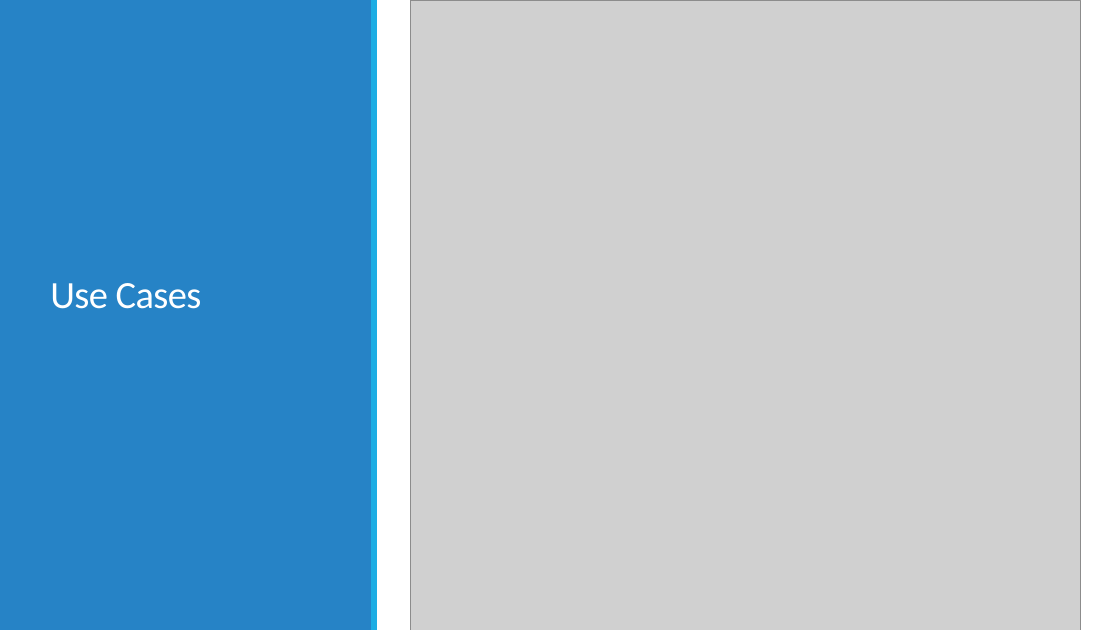
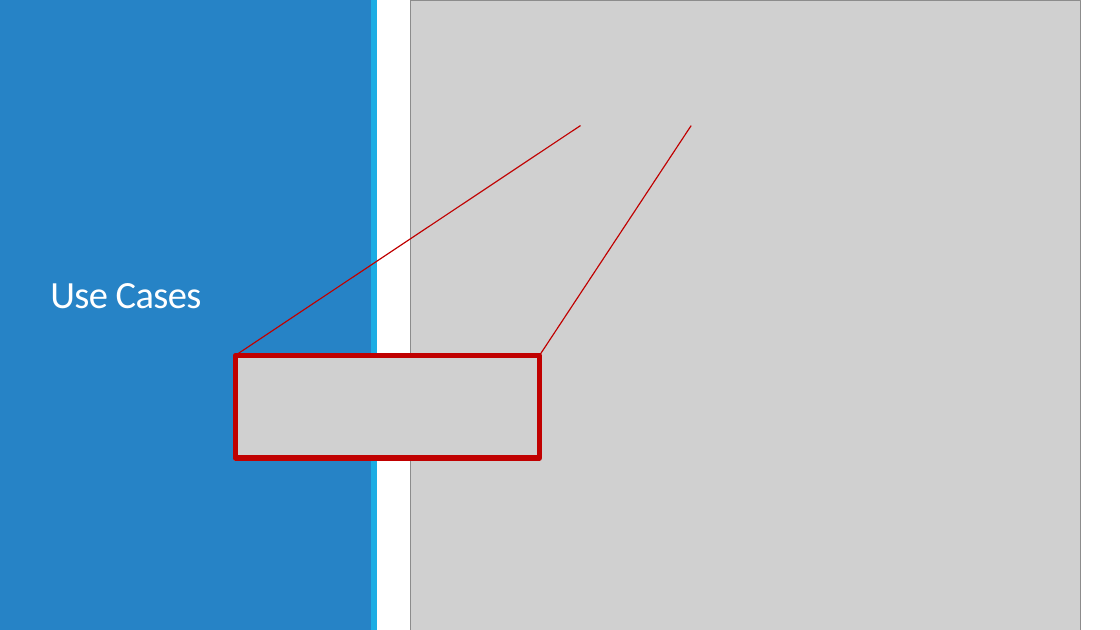
Before and after one commit to ruicalheno133/home-massage, a slide deck: slide 6 of Parte_III/Apresentação 3.pptx. Drawn at 1120x630 pixels with LibreOffice and Linux fonts; fonts in the diff are those of the drawing; grey boxes stand for pictures. Boxes give left, top, right and bottom in pixels: in the first picture for what was removed or moved away, otherwise in the second. Text is boxed around its words. In the diff, an @@ line names an element or a change of style, - is before the commit and + after.

```diff
--- a/Parte_III/Apresentação 3.pptx
+++ b/Parte_III/Apresentação 3.pptx
@@ group added at (x1=234, y1=126, x2=691, y2=460): 2 lines, 1 picture, 1 rectangle @@
```
Also in this commit, not shown: 3 other slides changed, 4 slides added, 6 slides removed.
